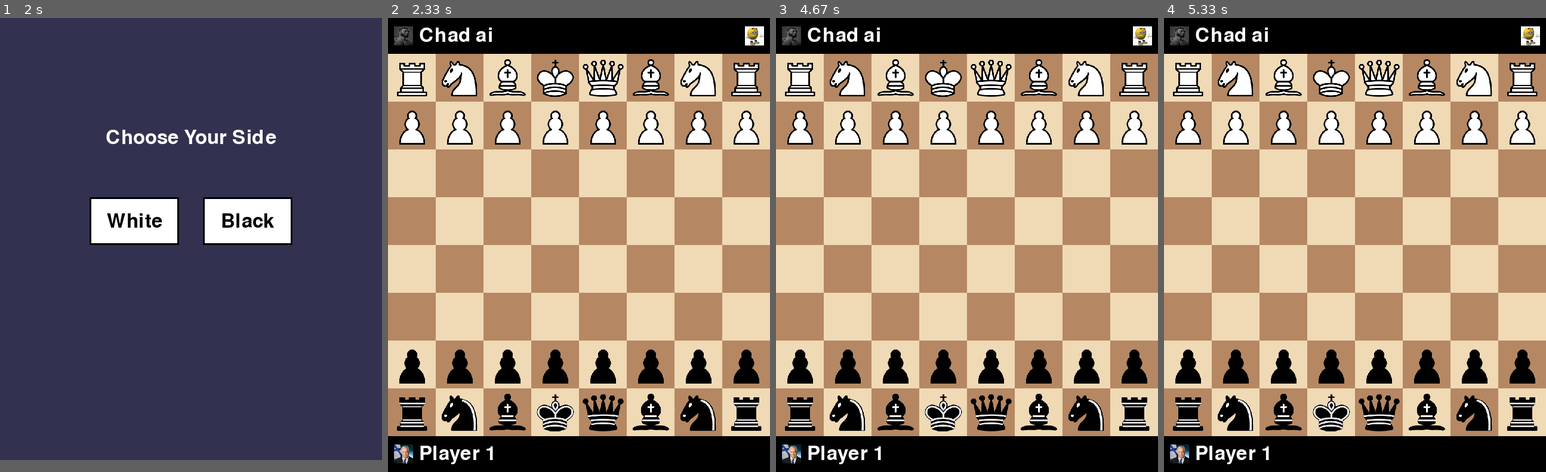
Above: before the commit, frames 1-4 (left to right).
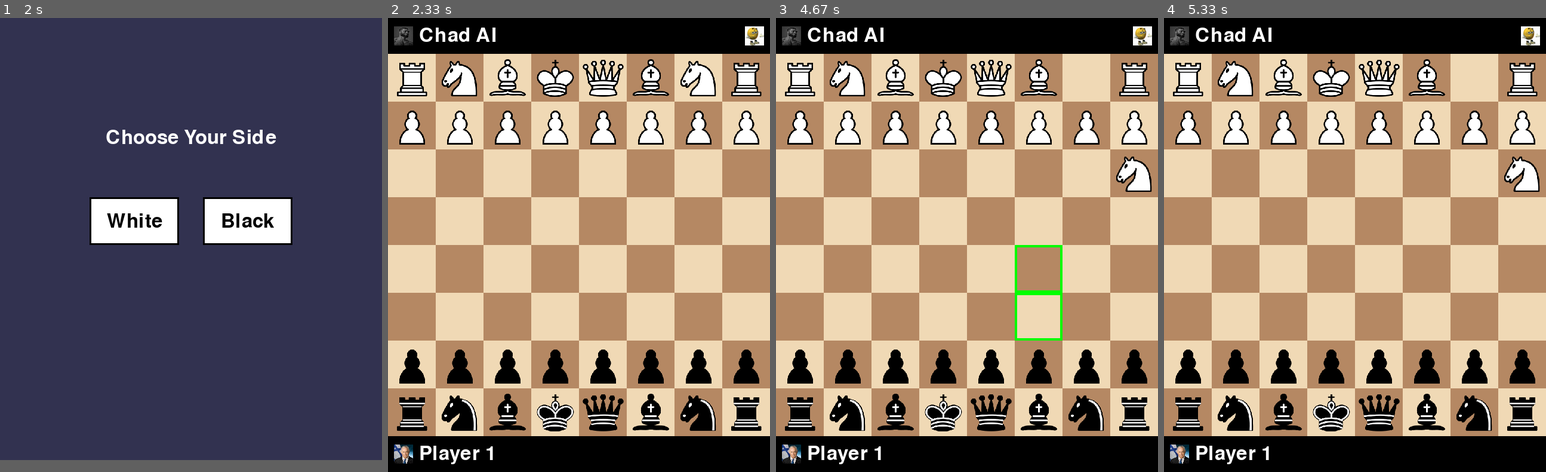
Above: after the commit, the same moments.

Repository: eladk333/Chess
Game: pygame game, started from main.py
The game is run twice, just before and just after one commit, with the same random seed, the same clock (stepped at 60 frames per second) and the same inputs.
Inputs (mouse positions are in pixels of both pictures, inside the frame that each line leads up to):
- Up to frame 1 (2 s): press the mouse at (191, 163) at 0.37 s; move the mouse to (183, 140) at 0.47 s; release the mouse at (175, 117) at 0.6 s; press the mouse at (191, 163) at 0.7 s; move the mouse to (210, 258) at 0.8 s; release the mouse at (225, 358) at 0.93 s; press the mouse at (366, 36) at 1.03 s; move the mouse to (240, 104) at 1.13 s; release the mouse at (110, 172) at 1.27 s; press the mouse at (191, 195) at 1.37 s; move the mouse to (175, 145) at 1.47 s; release the mouse at (160, 99) at 1.6 s; press the mouse at (191, 245) at 1.7 s; move the mouse to (187, 272) at 1.8 s; release the mouse at (187, 299) at 1.93 s
- Up to frame 2 (2.33 s): press the mouse at (636, 222) at 2.03 s; move the mouse to (621, 313) at 2.13 s; release the mouse at (605, 408) at 2.27 s
- Up to frame 3 (4.67 s): press the mouse at (1142, 36) at 2.37 s; move the mouse to (1100, 122) at 2.47 s; release the mouse at (1062, 204) at 2.6 s; press the mouse at (967, 136) at 2.7 s; move the mouse to (928, 208) at 2.8 s; release the mouse at (886, 281) at 2.93 s; press the mouse at (1142, 36) at 3.03 s; move the mouse to (997, 140) at 3.13 s; release the mouse at (852, 249) at 3.27 s; press the mouse at (967, 195) at 3.37 s; move the mouse to (936, 290) at 3.47 s; release the mouse at (902, 390) at 3.6 s; press the mouse at (967, 245) at 3.7 s; move the mouse to (989, 272) at 3.8 s; release the mouse at (1012, 304) at 3.93 s; press the mouse at (1024, 222) at 4.03 s; move the mouse to (932, 235) at 4.13 s; release the mouse at (844, 254) at 4.27 s; click (1035, 381) at 4.38 s
- Up to frame 4 (5.33 s): press the mouse at (1423, 381) at 4.7 s; move the mouse to (1355, 299) at 4.8 s; release the mouse at (1282, 217) at 4.93 s

Frame 1 is identical in both runs. In frame 2, 0.1% of the frame differs, in the area x 23-29%, y 2-6%; in frame 3, 1.6%, in the area x 23-99%, y 2-72%; in frame 4, 1.1%.

Commit message:
Added game_setup.py for scalability

Diff:
--- a/game.py
+++ b/game.py
@@ -1,74 +1,30 @@
 import pygame
-from ui.pygame_ui import draw_board, load_piece_images, draw_pieces, draw_player_info
-from rules import get_legal_moves, is_checkmate, is_in_check
-from ui.layout import BoardArea
+from ui.pygame_ui import draw_board, draw_pieces, draw_player_info
 from options import show_options
 from ai.random_ai import RandomAI
-from ai.utils import handle_ai_turn
 from game_controller import GameController
-
-
-
-
-TILE_SIZE = 80
-AI_PICTURE = "chad"
-PLAYER1_PICTURE = "bibi"
-PLAYER2_PICTURE = "yoav"
-
-def create_starting_board():
-    board = [[None for _ in range(8)] for _ in range(8)]
-    for col in range(8):
-        board[1][col] = {'type': 'pawn', 'color': 'black', 'has_moved': False}
-        board[6][col] = {'type': 'pawn', 'color': 'white', 'has_moved': False}
-    board[0][0] = board[0][7] = {'type': 'rook', 'color': 'black', 'has_moved': False}
-    board[7][0] = board[7][7] = {'type': 'rook', 'color': 'white', 'has_moved': False}
-    board[0][1] = board[0][6] = {'type': 'knight', 'color': 'black', 'has_moved': False}
-    board[7][1] = board[7][6] = {'type': 'knight', 'color': 'white', 'has_moved': False}
-    board[0][2] = board[0][5] = {'type': 'bishop', 'color': 'black', 'has_moved': False}
-    board[7][2] = board[7][5] = {'type': 'bishop', 'color': 'white', 'has_moved': False}
-    board[0][3] = {'type': 'queen', 'color': 'black', 'has_moved': False}
-    board[7][3] = {'type': 'queen', 'color': 'white', 'has_moved': False}
-    board[0][4] = {'type': 'king', 'color': 'black', 'has_moved': False}
-    board[7][4] = {'type': 'king', 'color': 'white', 'has_moved': False}
-    return board
+from game_setup import load_game_assets
 
 
 def run_game(vs_ai=False, player_color="white"):
     pygame.init()
-    layout = BoardArea(top=60, bottom=60, left=0, right=0, flipped=(vs_ai and player_color == "black"))
+
+    # Load layout, board, images, and player icons
+    layout, board, images, (top_name, top_img), (bottom_name, bottom_img) = load_game_assets(vs_ai, player_color)
+
     screen = pygame.display.set_mode((layout.screen_width, layout.screen_height))
     pygame.display.set_caption("Chess Game")
 
     font = pygame.font.SysFont(None, 48)
-    board = create_starting_board()
-    images = load_piece_images()
 
-    # Load icons
+    # Load options icon
     raw_icon = pygame.image.load("ui/assets/icons/options.jpg").convert_alpha()
     options_icon = pygame.transform.smoothscale(raw_icon, (32, 32))
     options_rect = options_icon.get_rect(topleft=(layout.screen_width - 42, 14))
 
-    ai_icon = pygame.image.load(f"ui/assets/players/{AI_PICTURE}.png")
-    ai_icon = pygame.transform.scale(ai_icon, (32, 32))
-    player1_icon = pygame.image.load(f"ui/assets/players/{PLAYER1_PICTURE}.png")
-    player1_icon = pygame.transform.scale(player1_icon, (32, 32))
-    player2_icon = pygame.image.load(f"ui/assets/players/{PLAYER2_PICTURE}.png")
-    player2_icon = pygame.transform.scale(player2_icon, (32, 32))
+    names_and_icons = (top_name, top_img, bottom_name, bottom_img)
+    ai_player = RandomAI() if vs_ai else None
 
-    if vs_ai:
-        if player_color == "white":
-            bottom_name, bottom_img = "Player 1", player1_icon
-            top_name, top_img = "Chad ai", ai_icon
-        else:
-            top_name, top_img = "Chad ai", ai_icon
-            bottom_name, bottom_img = "Player 1", player1_icon
-    else:
-        top_name, top_img = "Player 2", player2_icon
-        bottom_name, bottom_img = "Player 1", player1_icon
-
-    names_and_icons = (top_name, top_img, bottom_name, bottom_img)
-
-    ai_player = RandomAI() if vs_ai else None
     controller = GameController(
         board,
         layout,
--- a/game_controller.py
+++ b/game_controller.py
@@ -29,9 +29,11 @@
         self.pending_ai_move = None
 
         if self.vs_ai and self.player_color == "black":
-            self.current_turn, self.last_move = handle_ai_turn(
+            self.waiting_for_ai = True
+            self.pending_ai_move = handle_ai_turn(
                 self.ai_player, self.board, self.current_turn, self.last_move
             )
+            pygame.time.set_timer(AI_MOVE_EVENT, 300)
 
     def handle_event(self, event):
         if event.type == pygame.QUIT:
--- /dev/null
+++ b/game_setup.py
@@ -0,0 +1,62 @@
+import pygame
+from ui.layout import BoardArea
+from ui.pygame_ui import load_piece_images
+
+TILE_SIZE = 80
+PLAYER_NAMES = {
+    "p1": "Player 1",
+    "p2": "Player 2",
+    "ai": "Chad AI"
+}
+PLAYER_PICTURES = {
+    "p1": "bibi",
+    "p2": "yoav",
+    "ai": "chad"
+}
+
+
+def create_starting_board():
+    board = [[None for _ in range(8)] for _ in range(8)]
+    for col in range(8):
+        board[1][col] = {'type': 'pawn', 'color': 'black', 'has_moved': False}
+        board[6][col] = {'type': 'pawn', 'color': 'white', 'has_moved': False}
+    board[0][0] = board[0][7] = {'type': 'rook', 'color': 'black', 'has_moved': False}
+    board[7][0] = board[7][7] = {'type': 'rook', 'color': 'white', 'has_moved': False}
+    board[0][1] = board[0][6] = {'type': 'knight', 'color': 'black', 'has_moved': False}
+    board[7][1] = board[7][6] = {'type': 'knight', 'color': 'white', 'has_moved': False}
+    board[0][2] = board[0][5] = {'type': 'bishop', 'color': 'black', 'has_moved': False}
+    board[7][2] = board[7][5] = {'type': 'bishop', 'color': 'white', 'has_moved': False}
+    board[0][3] = {'type': 'queen', 'color': 'black', 'has_moved': False}
+    board[7][3] = {'type': 'queen', 'color': 'white', 'has_moved': False}
+    board[0][4] = {'type': 'king', 'color': 'black', 'has_moved': False}
+    board[7][4] = {'type': 'king', 'color': 'white', 'has_moved': False}
+    return board
+
+
+def load_player_icons():
+    def load_icon(name):
+        icon = pygame.image.load(f"ui/assets/players/{name}.png")
+        return pygame.transform.scale(icon, (32, 32))
+
+    return {
+        "p1": load_icon(PLAYER_PICTURES["p1"]),
+        "p2": load_icon(PLAYER_PICTURES["p2"]),
+        "ai": load_icon(PLAYER_PICTURES["ai"])
+    }
+
+
+def load_game_assets(vs_ai=False, player_color="white"):
+    layout = BoardArea(top=60, bottom=60, left=0, right=0, flipped=(vs_ai and player_color == "black"))
+    board = create_starting_board()
+    images = load_piece_images()
+    icons = load_player_icons()
+
+    # Determine top and bottom names/icons
+    if vs_ai:
+        top = ("Chad AI", icons["ai"])
+        bottom = ("Player 1", icons["p1"])
+    else:
+        top = ("Player 2", icons["p2"])
+        bottom = ("Player 1", icons["p1"])
+
+    return layout, board, images, top, bottom
